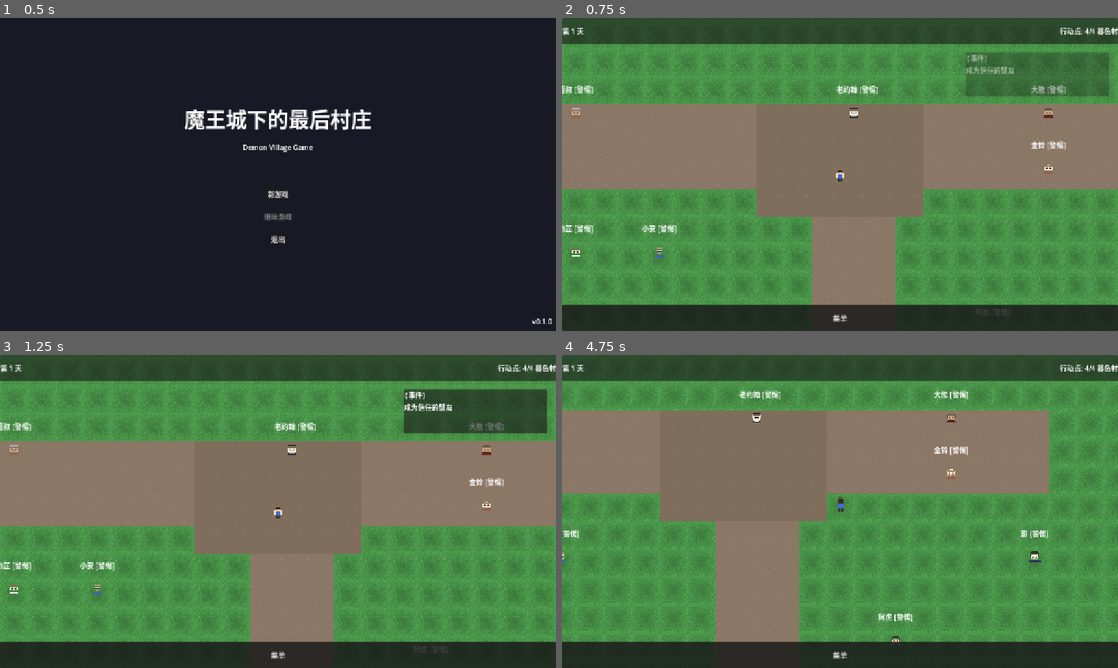
Above: before the commit, frames 1-4 (two rows, left to right).
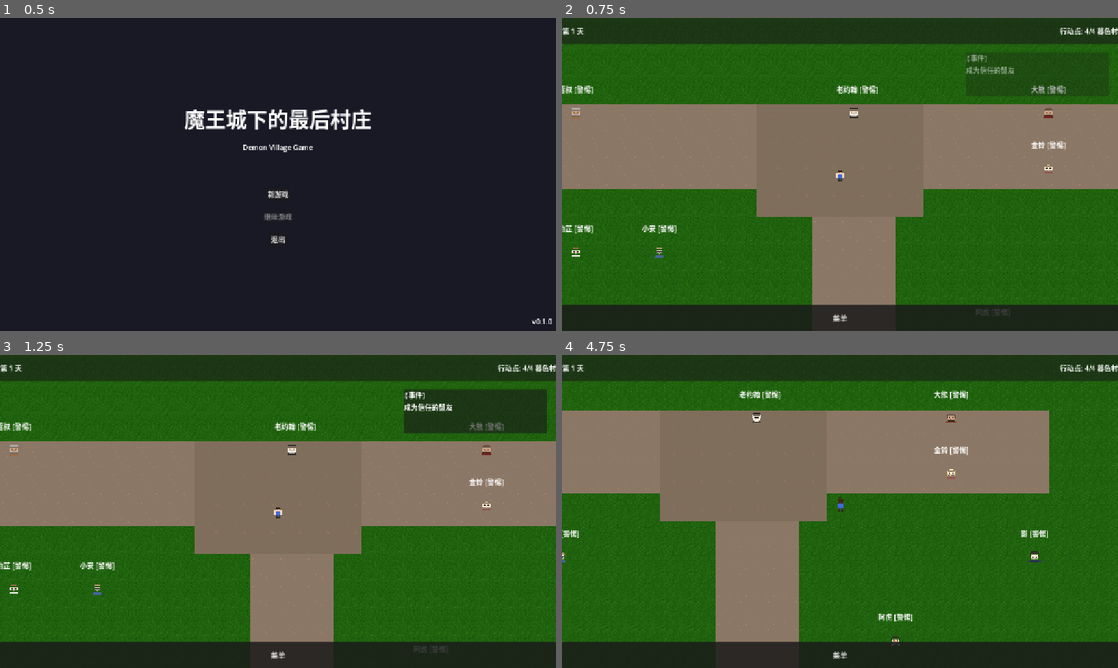
Above: after the commit, the same moments.

Repository: JCVBoss/demon_village_game
Game: Godot game, scene res://scenes/Main.tscn
The game is run twice, just before and just after one commit, with the same random seed, the same clock (stepped at 60 frames per second) and the same inputs.
Inputs:
- Up to frame 1 (0.5 s): no input
- Up to frame 2 (0.75 s): click "新游戏" at 0.5 s
- Up to frame 3 (1.25 s): no input
- Up to frame 4 (4.75 s): click "菜单" at 1.25 s; tap Enter (ui_accept) at 2, 2.27, 3.02, 4.52 s; hold D (move_right) 2.03-2.78 s; tap E (interact) at 2.1, 3.6 s; hold S (move_down) 2.78-3.53 s; tap Shift (run) at 2.85, 4.35 s; hold D (move_right) 3.53-4.28 s; hold W (move_up) from 4.28 s (still down)

Frame 1 is identical in both runs. In frame 2, 51% of the frame differs, in the area x 0-100%, y 0-92%; in frame 3, 49%; in frame 4, 53%.

Commit message:
feat: 使用 OpenGameArt 开源草地瓦片
- 替换 grass.png 为 grass_opengameart.png
- grass_opengameart.png 是 128x128 (2x2 atlas)
- 更新 TileSet 配置适配新瓦片尺寸

Co-Authored-By: Claude <noreply@anthropic.com>

Diff:
--- a/code/resources/tilesets/VillageTileset.tres
+++ b/code/resources/tilesets/VillageTileset.tres
@@ -1,6 +1,6 @@
 [gd_resource type="TileSet" load_steps=6 format=3 uid="uid://cvillagetileset001"]
 
-[ext_resource type="Texture2D" path="res://assets/sprites/tilesets/grass.png" id="1_grass"]
+[ext_resource type="Texture2D" path="res://assets/sprites/tilesets/grass_opengameart.png" id="1_grass"]
 [ext_resource type="Texture2D" path="res://assets/sprites/tilesets/roads.png" id="2_roads"]
 [ext_resource type="Texture2D" path="res://assets/sprites/tilesets/buildings.png" id="3_buildings"]
 [ext_resource type="Texture2D" path="res://assets/sprites/tilesets/water.png" id="4_water"]
@@ -11,20 +11,8 @@
 texture_region_size = Vector2i(64, 64)
 0:0/0 = 0
 1:0/0 = 0
-2:0/0 = 0
-3:0/0 = 0
 0:1/0 = 0
 1:1/0 = 0
-2:1/0 = 0
-3:1/0 = 0
-0:2/0 = 0
-1:2/0 = 0
-2:2/0 = 0
-3:2/0 = 0
-0:3/0 = 0
-1:3/0 = 0
-2:3/0 = 0
-3:3/0 = 0
 
 [sub_resource type="TileSetAtlasSource" id="source_roads"]
 texture = ExtResource("2_roads")
